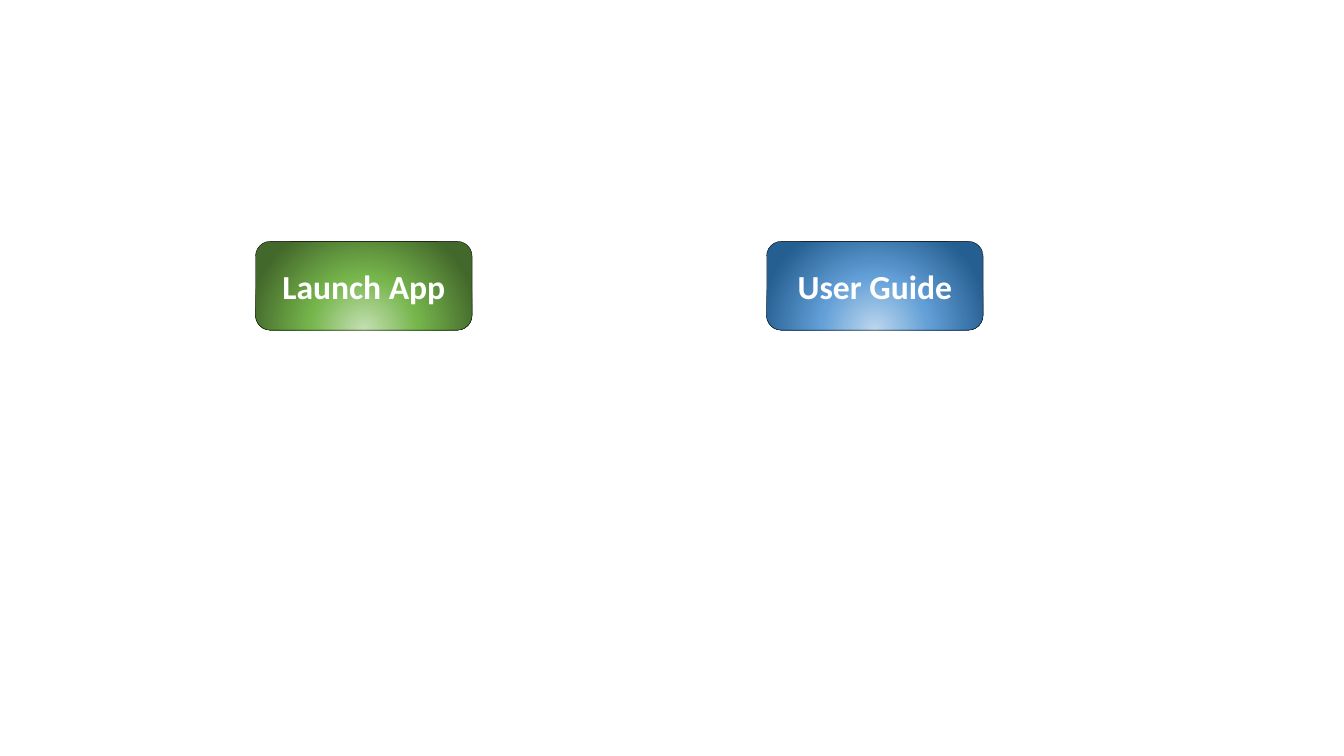
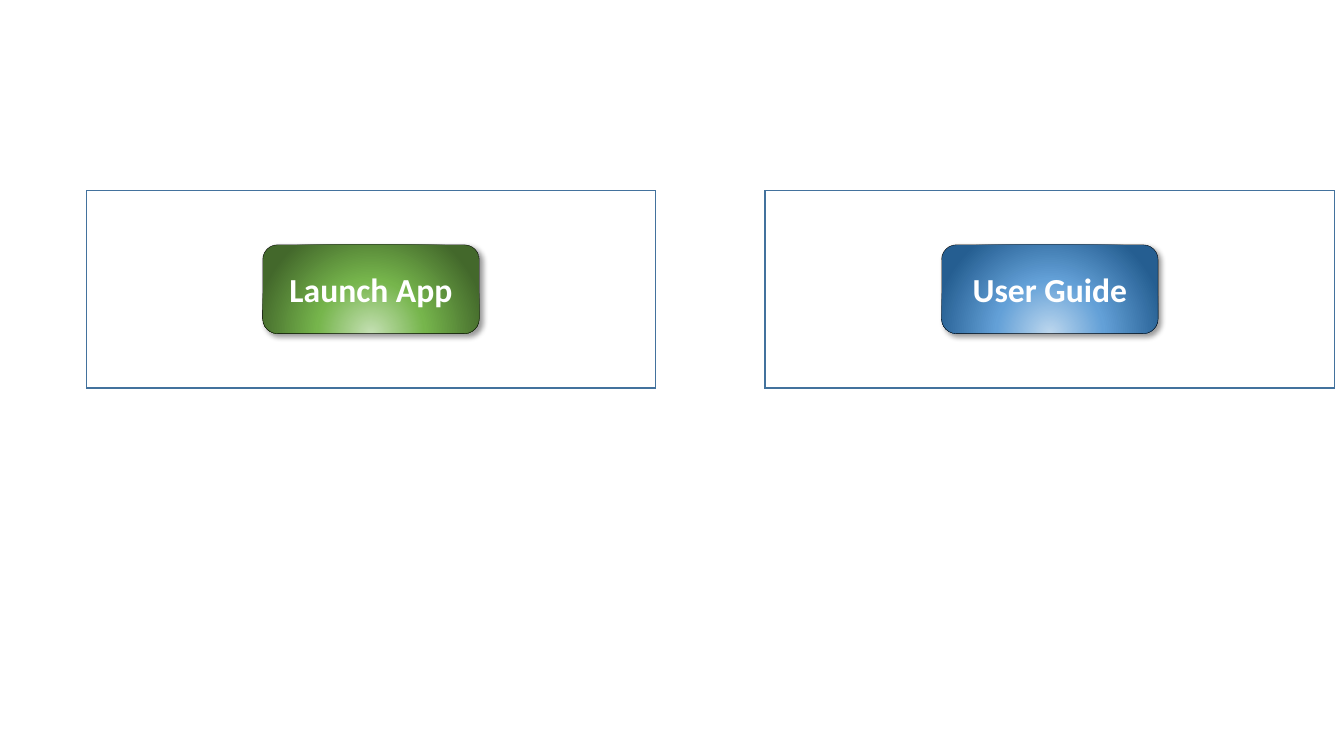
Before and after one commit to JGCRI/argus, a slide deck: slide 12 of vignettes/vignetteFigs/00vignetteFigs.pptx. Drawn at 1344x756 pixels with LibreOffice and Linux fonts; fonts in the diff are those of the drawing. Boxes give left, top, right and bottom in pixels: in the first picture for what was removed or moved away, otherwise in the second. Text is boxed around its words. In the diff, an @@ line names an element or a change of style, - is before the commit and + after.

Commit message:
Updating launch buttons

```diff
--- a/vignettes/vignetteFigs/00vignetteFigs.pptx
+++ b/vignettes/vignetteFigs/00vignetteFigs.pptx
@@ rectangle added at (x1=87, y1=191, x2=656, y2=388), outline #43739E 1 pt @@
@@ rectangle added at (x1=765, y1=191, x2=1335, y2=388), outline #43739E 1 pt @@
@@ rounded rectangle "Launch App" moved from (x1=256, y1=241, x2=473, y2=330) to (x1=263, y1=245, x2=480, y2=334) @@
@@ rounded rectangle "Launch App" at (x1=263, y1=245, x2=480, y2=334): shadow on @@
@@ rounded rectangle "User Guide" at (x1=942, y1=245, x2=1158, y2=334): shadow on @@
@@ rounded rectangle "User Guide" moved from (x1=766, y1=241, x2=983, y2=330) to (x1=942, y1=245, x2=1158, y2=334) @@
```
Also in this commit, not shown: 2 other files.
